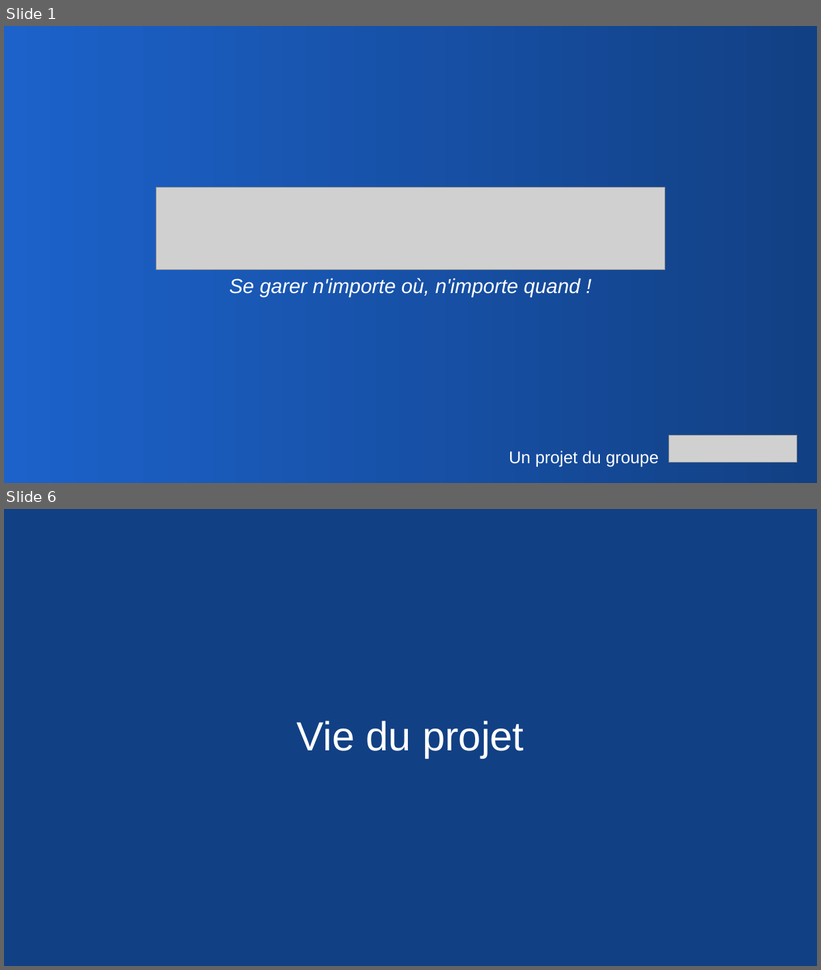
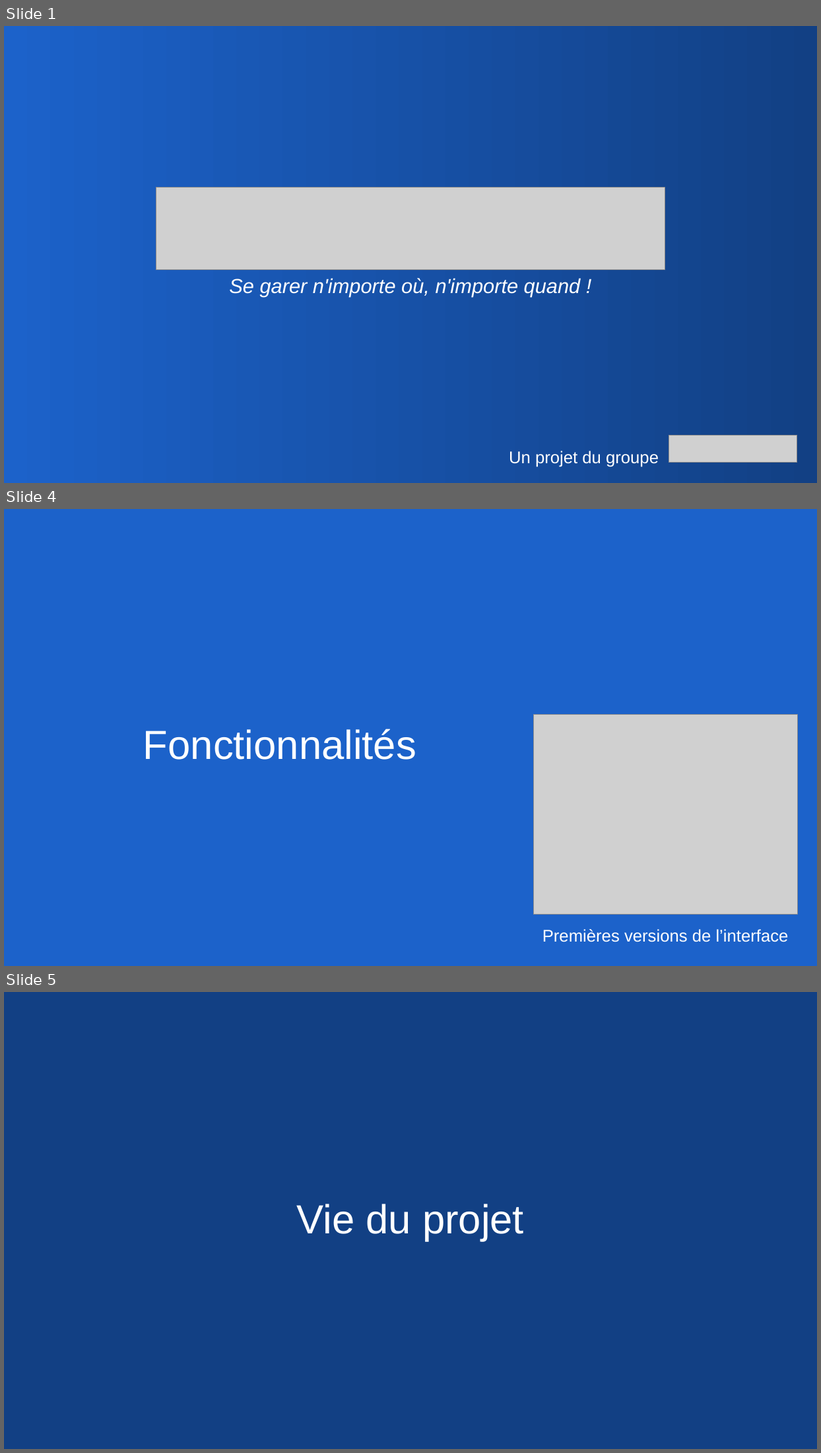
Before and after one commit to SkillUflow/RePlaced, a slide deck: .documents/Présentation - mercredi 22 mai/Soutenance du projet.pptx. Shown one above the other, each under a label of ours: slides 1 and 6 before the commit, slides 1, 4 and 5 after it; the slides between them are not shown. The pictures are 821x970 and 821x1453 pixels, drawn with LibreOffice and Linux fonts; fonts in the diff are those of the drawing; grey boxes stand for pictures. Boxes give left, top, right and bottom in pixels: in the first picture for what was removed or moved away, otherwise in the second. Text is boxed around its words. In the diff, an @@ line names an element or a change of style, - is before the commit and + after.

```diff
--- a/.documents/Présentation - mercredi 22 mai/Soutenance du projet.pptx
+++ b/.documents/Présentation - mercredi 22 mai/Soutenance du projet.pptx
@@ slide 4 added at bbox=[4, 509, 817, 966], background #FFFFFF @@
@@ rectangle added at bbox=[4, 509, 817, 966], fill #1C62CA, outline #1C62CA 1.5 pt @@
@@ picture added at bbox=[533, 714, 797, 915] @@
@@ title added at bbox=[143, 729, 416, 760], 48 pt, text #FFFFFF @@
+Fonctionnalités
@@ text added at bbox=[543, 929, 789, 943], 20 pt, text #FFFFFF @@
+Premières versions de l’interface
@@ what was slide 6 is now slide 5 @@
```
Also in this commit, not shown: 2 slides changed, 2 slides removed, 1 other file.
